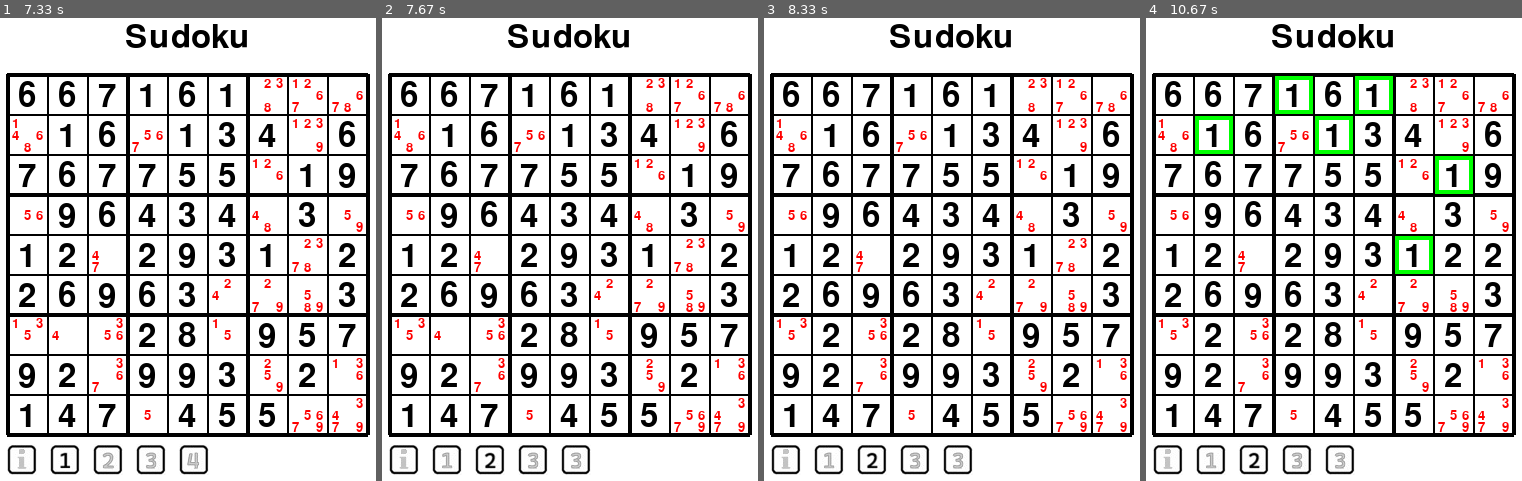
Above: before the commit, frames 1-4 (left to right).
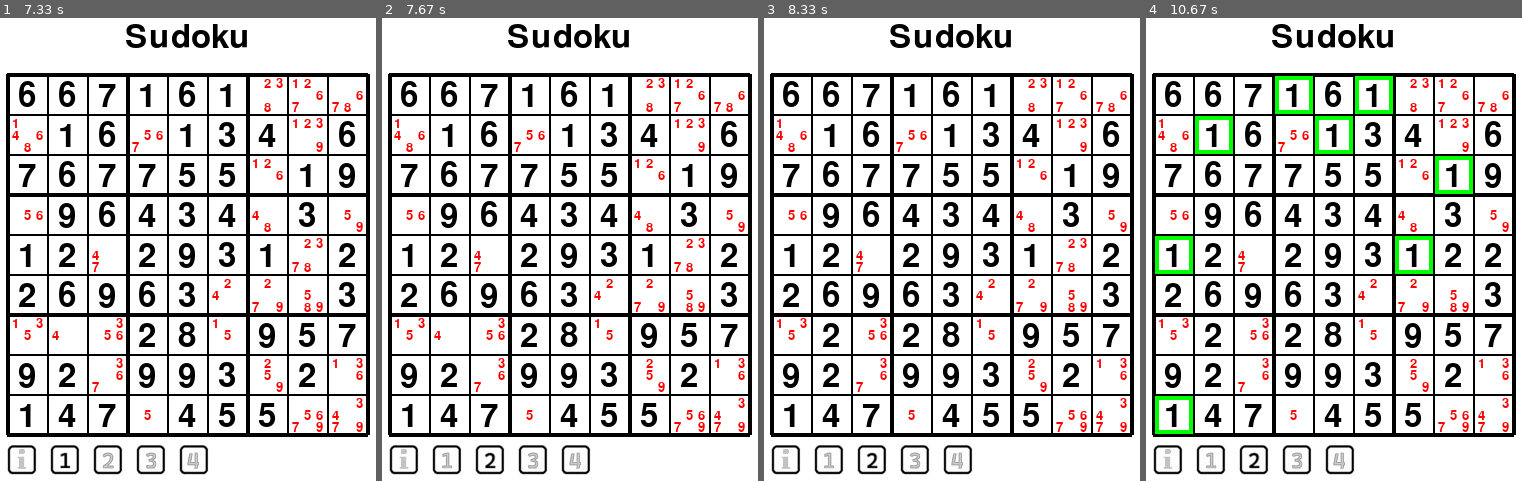
Above: after the commit, the same moments.

Repository: MrReedQEGS/Pygame-Sudoku
Game: pygame game, started from main.py
Two runs of this game, one before a commit and one after it. Both use one fixed random seed, a clock stepped at 60 frames per second and the inputs below.
Inputs (mouse positions are in pixels of both pictures, inside the frame that each line leads up to):
- Up to frame 1 (7.33 s): click (188, 300) at 0.38 s; click (75, 471) at 0.72 s; click (15, 268) at 1.05 s; click (139, 254) at 3.65 s; click (outside the picture) at 3.98 s; click (278, 397) at 4.32 s; click (outside the picture) at 4.65 s; click (52, 258) at 4.98 s; click (30, 406) at 5.32 s; click (45, 180) at 5.65 s; click (outside the picture) at 5.98 s
- Up to frame 2 (7.67 s): click (483, 457) at 7.45 s
- Up to frame 3 (8.33 s): click (820, 314) at 7.78 s; click (outside the picture) at 8.12 s
- Up to frame 4 (10.67 s): click (1341, 406) at 8.45 s; click (1420, 406) at 8.78 s; click (outside the picture) at 9.12 s; click (1458, 254) at 9.45 s; click (1258, 230) at 9.78 s; click (outside the picture) at 10.12 s; click (1273, 82) at 10.45 s

Frame 1 is identical in both runs. In frame 2, less than 0.1% of the frame differs, in the area x 49-53%, y 93-98%; in frame 3, less than 0.1%; in frame 4, 0.7%, in the area x 2-53%, y 47-98%.

Commit message:
Update main.py
Radio buttons are less buggy now

Diff:
--- a/main.py
+++ b/main.py
@@ -170,7 +170,7 @@
   for i in range(GRID_SIZE):
     newRow = []
     for j in range(GRID_SIZE):
-      newRow.append(random.randint(1,9))
+      newRow.append(str(random.randint(1,9)))
     theNumbers.append(newRow)
   RemoveRandomNumbersFromGrid()
 
@@ -314,6 +314,8 @@
   theTwoButton.currentImg = theTwoButton.greyImg
   theThreeButton.grey=True
   theThreeButton.currentImg = theThreeButton.greyImg
+  theFourButton.grey=True
+  theFourButton.currentImg = theFourButton.greyImg
 
 def TwoButtonCallback(isItGrey):
   global editMode,numGoingIntoGrid
@@ -334,7 +336,7 @@
   theThreeButton.grey=True
   theThreeButton.currentImg = theThreeButton.greyImg
   theFourButton.grey=True
-  theFourButton.currentImg = theThreeButton.greyImg
+  theFourButton.currentImg = theFourButton.greyImg
 
 def ThreeButtonCallback(isItGrey):
   global editMode,numGoingIntoGrid
@@ -355,7 +357,7 @@
   theTwoButton.grey=True
   theTwoButton.currentImg = theTwoButton.greyImg
   theFourButton.grey=True
-  theFourButton.currentImg = theThreeButton.greyImg
+  theFourButton.currentImg = theFourButton.greyImg
 
 def FourButtonCallback(isItGrey):
   global editMode,numGoingIntoGrid
@@ -417,6 +419,7 @@
             #We might be in edit mode - so put a number into this cell??
             if(editMode == True):
               AddNumberToACell(someCell)
+              highlightNum = ""
         else:
           highlightedCells = []
 
